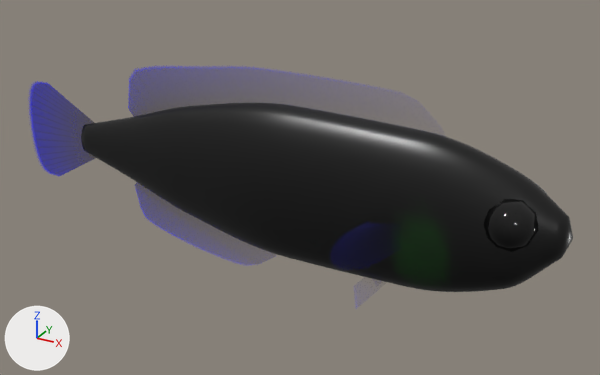
What one commit did to the glTF model app/src/main/assets/models/dottyback.glb.
Before and after are seen from a 50 mm camera at (0.659, -1.053, 0.522) aimed at (0.066, 0.026, -0.018). Lighting does not change. The marker at lower left points along +X, +Y and +Z. The older version comes first. Where no turn or scale is listed for an object, it has been applied to the vertices. Vertices at exactly the same position are counted once.

The scene before the commit, as lines of its bpy script (objects in view):
```python
me_body = bpy.data.meshes.new('Body')
me_body.from_pydata(...)  # 1598 vertices, 3192 faces; spans x -0.363..0.5, y -0.06..0.06, z -0.127..0.127
me_body.materials.append(mat_dottyback_body)
me_eyer = bpy.data.meshes.new('EyeR')
me_eyer.from_pydata(...)  # 52 vertices, 100 faces; spans x 0.3836..0.4601, y -0.0682..0.0082, z -0.0109..0.0619
# faces by material slot: [90, 10]
me_eyer.materials.append(mat_dottyback_iris)
me_eyer.materials.append(mat_dottyback_pupil)
me_finanal = bpy.data.meshes.new('FinAnal')
me_finanal.from_pydata(...)  # 96 vertices, 150 faces; spans x -0.257..0.048, y 0.0, z -0.176..-0.053
me_finanal.materials.append(mat_dottyback_fin)
me_fincaudal = bpy.data.meshes.new('FinCaudal')
me_fincaudal.from_pydata(...)  # 126 vertices, 200 faces; spans x -0.5..-0.326, y 0.0, z -0.093..0.093
me_fincaudal.materials.append(mat_dottyback_fin)
me_findorsal = bpy.data.meshes.new('FinDorsal')
me_findorsal.from_pydata(...)  # 156 vertices, 250 faces; spans x -0.257..0.32, y 0.0, z 0.053..0.182
me_findorsal.materials.append(mat_dottyback_fin)
ob_body = bpy.data.objects.new('Body', me_body)
ob_body.location = (0.0, 0.0, 0.0)
ob_eyer = bpy.data.objects.new('EyeR', me_eyer)
ob_eyer.location = (0.0, 0.0, 0.0)
ob_finanal = bpy.data.objects.new('FinAnal', me_finanal)
ob_finanal.location = (0.0, 0.0, 0.0)
ob_fincaudal = bpy.data.objects.new('FinCaudal', me_fincaudal)
ob_fincaudal.location = (0.0, 0.0, 0.0)
ob_findorsal = bpy.data.objects.new('FinDorsal', me_findorsal)
ob_findorsal.location = (0.0, 0.0, 0.0)
```
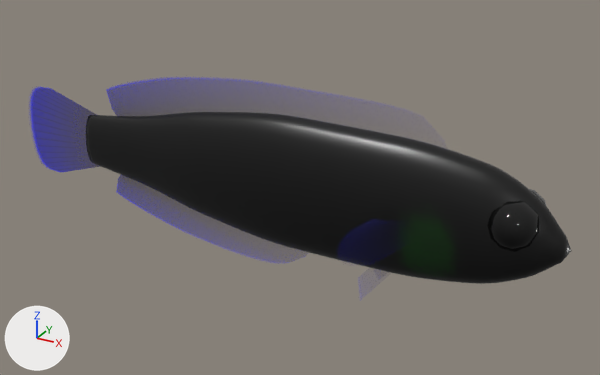
Scene script edits in JSON lines:
```json
{"block": "me_body", "where": "# used by ob_body; location = (0.0, 0.0, 0.0)"}
{"op": "remove", "block": "me_body", "code": "me_body.from_pydata(...)  # 1598 vertices, 3192 faces; spans x -0.363..0.5, y -0.06..0.06, z -0.127..0.127"}
{"op": "add", "block": "me_body", "code": "me_body.from_pydata(...)  # 1598 vertices, 3192 faces; spans x -0.349..0.5, y -0.048..0.048, z -0.111..0.111"}
{"block": "me_body", "change": "me_body part 1: 1598 of 1598 vertices moved; they spanned x -0.363..0.5, y -0.06..0.06, z -0.127..0.127 and now span x -0.349..0.5, y -0.048..0.048, z -0.111..0.111; mean shift (0.007, 0.0, -0.001)"}
{"block": "me_finanal", "where": "# used by ob_finanal; location = (0.0, 0.0, 0.0)"}
{"op": "remove", "block": "me_finanal", "code": "me_finanal.from_pydata(...)  # 96 vertices, 150 faces; spans x -0.257..0.048, y 0.0, z -0.176..-0.053"}
{"op": "add", "block": "me_finanal", "code": "me_finanal.from_pydata(...)  # 120 vertices, 190 faces; spans x -0.302..0.106, y 0.0, z -0.156..-0.048"}
{"block": "me_finanal", "change": "me_finanal part 2: 96 vertices removed from x -0.257..0.048, y 0.0, z -0.176..-0.053; 120 vertices added at x -0.302..0.106, y 0.0, z -0.156..-0.048"}
{"block": "me_fincaudal", "where": "# used by ob_fincaudal; location = (0.0, 0.0, 0.0)"}
{"op": "remove", "block": "me_fincaudal", "code": "me_fincaudal.from_pydata(...)  # 126 vertices, 200 faces; spans x -0.5..-0.326, y 0.0, z -0.093..0.093"}
{"op": "add", "block": "me_fincaudal", "code": "me_fincaudal.from_pydata(...)  # 126 vertices, 200 faces; spans x -0.5..-0.312, y 0.0, z -0.084..0.084"}
{"block": "me_fincaudal", "change": "me_fincaudal part 3: 125 of 126 vertices moved; they spanned x -0.5..-0.326, y 0.0, z -0.093..0.093 and now span x -0.5..-0.312, y 0.0, z -0.084..0.084; mean shift (0.008, 0.0, 0.0); largest move (-0.326, 0.0, -0.027) -> (-0.312, 0.0, -0.044)"}
{"block": "me_findorsal", "where": "# used by ob_findorsal; location = (0.0, 0.0, 0.0)"}
{"op": "remove", "block": "me_findorsal", "code": "me_findorsal.from_pydata(...)  # 156 vertices, 250 faces; spans x -0.257..0.32, y 0.0, z 0.053..0.182"}
{"op": "add", "block": "me_findorsal", "code": "me_findorsal.from_pydata(...)  # 180 vertices, 290 faces; spans x -0.303..0.323, y 0.0, z 0.048..0.16"}
{"block": "me_findorsal", "change": "me_findorsal part 4: 1 vertex moved within x -0.039, y 0.0, z 0.102; 155 vertices removed from x -0.257..0.32, y 0.0, z 0.053..0.182; 179 vertices added at x -0.303..0.323, y 0.0, z 0.048..0.16"}
```

Changed parts and their boxes (x1, y1, x2, y2) in the pictures (600 x 375 px):
```json
{"object": "Body", "change": "reshaped", "before": [81, 103, 573, 292], "after": [86, 112, 571, 284], "on screen": "9% shorter"}
{"object": "FinCaudal", "change": "reshaped", "before": [30, 82, 96, 176], "after": [30, 87, 101, 172], "on screen": "7% wider, 9% shorter"}
{"object": "FinDorsal", "change": "reshaped", "before": [128, 67, 204, 117], "after": [106, 79, 205, 116]}
{"object": "FinAnal", "change": "reshaped", "before": [135, 182, 208, 244], "after": [116, 175, 208, 235]}
```
